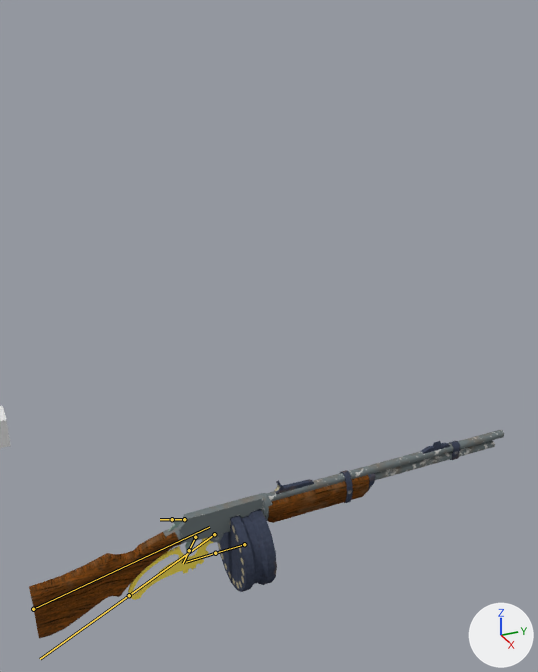
A saved change to the Blender file Art/Animations/WEP_LeverActionRifle_001/WEP_LeverActionRifle_001.blend.
Rendered twice from a 50 mm lens placed at (1.31, -0.64, 1.14), pointed at (-0.05, -0.03, 0.47). Arrows for +X, +Y and +Z are at lower right; the lights stay in place. The bones that bend it are drawn over the model as lines.

In view in the first picture: 'WEP_LeverActionRifle_001'.
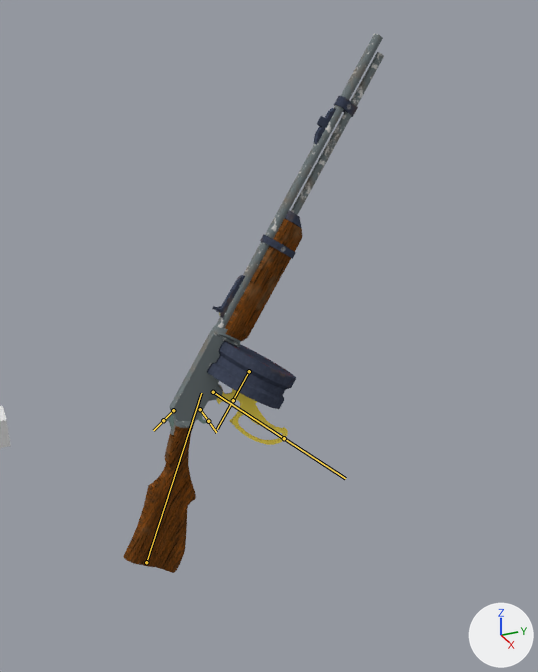
The newer file adds an action. The first version stands in its rest pose; the second is drawn at frame 11 of the action 'WEP_LeverActionRifle_Chambering_001'.

Boxes (x1, y1, x2, y2) around the edits, measured in the pictures (538 x 672 px):
'WEP_LeverActionRifle_001', posed (45% narrower, 159% taller)
    before: (29, 430, 504, 638)
    after: (123, 33, 384, 573)
bone 'MainGun', root to tip
    before: (33, 609) to (209, 527)
    after: (146, 562) to (201, 393)
bone 'Lever', root to tip
    before: (214, 534) to (129, 595)
    after: (213, 392) to (284, 438)

What the commit changed:
Bone 'MainGun' (bone_maingun) moves from (0.0, 0.0, 0.0) to (0.0, 0.2519, -0.0156).
Bone 'MainGun' (bone_maingun) turns from (0, 0, 0) to (55, -4, 4) degrees about its own x, y and z.
Bone 'Lever' (bone_lever) turns from (0, 0, 0) to (56, 0, 0) degrees about its own x, y and z.
